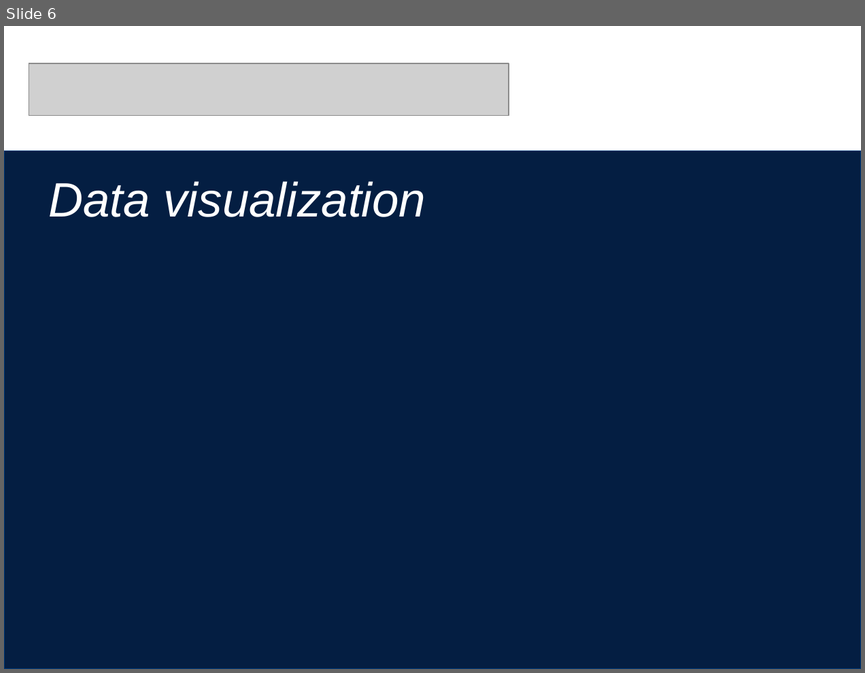
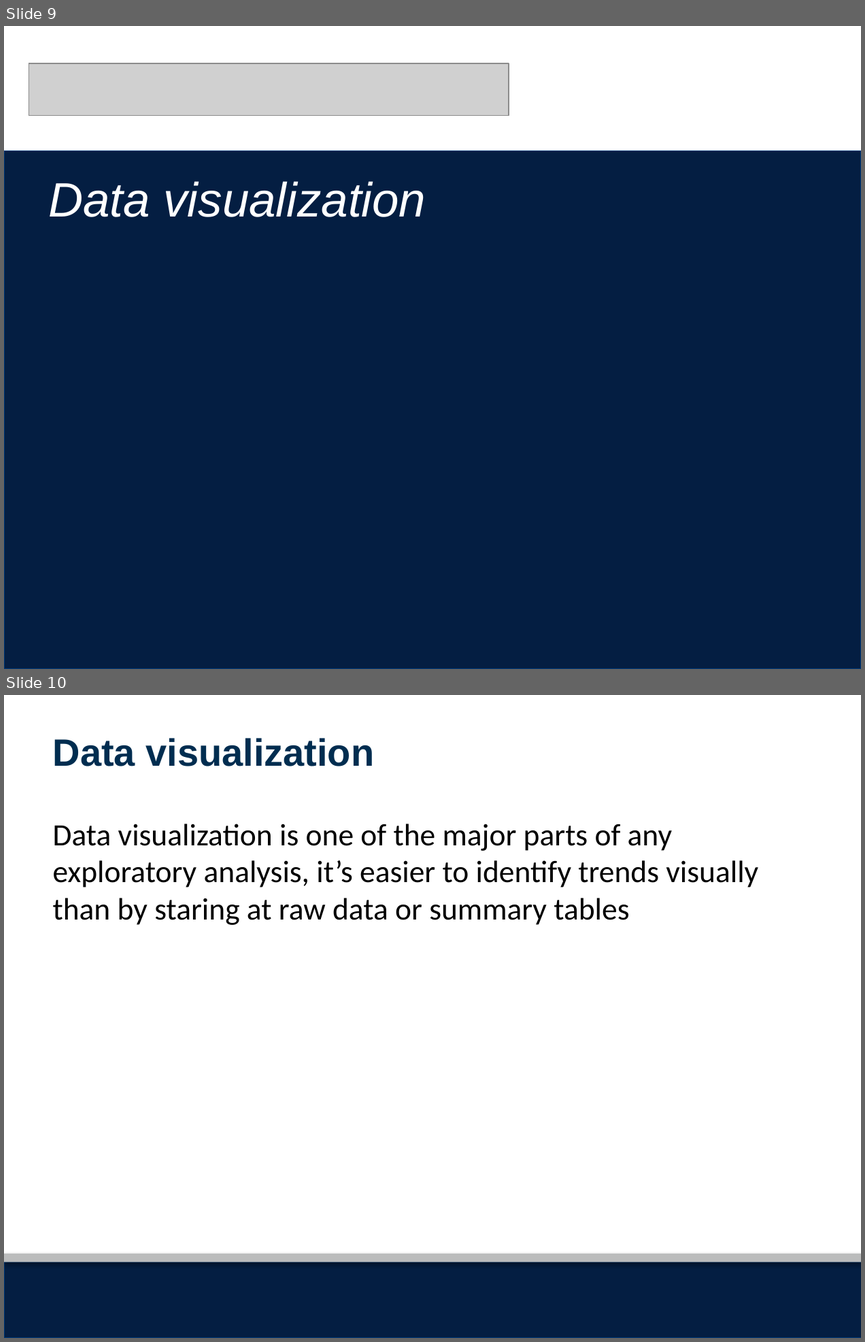
Before and after one commit to seaneff/data-science-basics-2023, a slide deck: day3/R Workshop Day 3 Slides.pptx. Shown one above the other, each under a label of ours: slide 6 before the commit, slides 9 and 10 after it. The pictures are 865x673 and 865x1342 pixels, drawn with LibreOffice and Linux fonts; fonts in the diff are those of the drawing; grey boxes stand for pictures; background and template pictures are left out. Boxes give left, top, right and bottom in pixels: in the first picture for what was removed or moved away, otherwise in the second. Text is boxed around its words. In the diff, an @@ line names an element or a change of style, - is before the commit and + after.

```diff
--- a/day3/R Workshop Day 3 Slides.pptx
+++ b/day3/R Workshop Day 3 Slides.pptx
@@ slide 10 added at [4, 695, 861, 1338], background #FFFFFF; not listed: 2 template elements that a slide beside it also shows @@
@@ text added at [53, 738, 374, 766], 32 pt, text #002D50, bold @@
+Data visualization
@@ text added at [53, 824, 758, 925], 26 pt, text #000000 @@
+Data visualization is one of the major parts of any exploratory analysis, it’s easier to identify trends visually than by staring at raw data or summary tables
@@ what was slide 6 is now slide 9 @@
```
Also in this commit, not shown: 5 slides changed, 22 other slides added, 6 slides removed, 20 other files.
